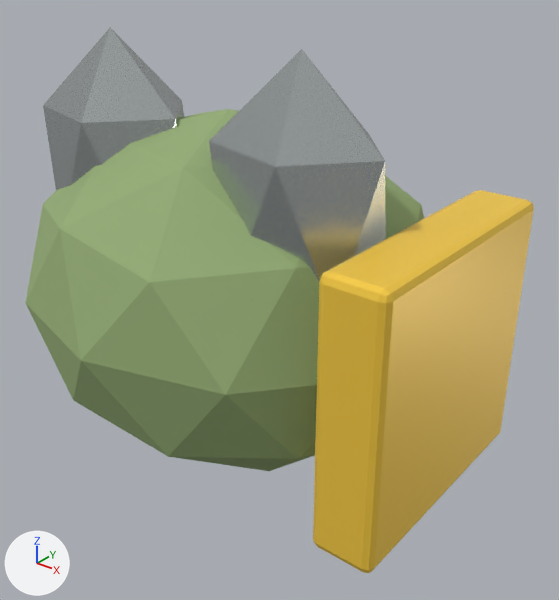
One commit to the glTF model assets/models/items/item-alien-remains/item-alien-remains_variant_b.glb: the scene before it, then after it.
Camera for both pictures: a 50 mm lens placed at (0.653, -0.715, 0.746), pointed at (0.074, 0.008, 0.297). The axes (+X, +Y, +Z) are drawn at lower left. The lights are the same throughout. The first picture is the older version. Objects named as collision shapes, trigger or cutter boxes, shadow casters or lower levels of detail are left out. Where no turn or scale is listed for an object, it has been applied to the vertices.

The first picture shows 'Organic detail', 'Organic detail.001', 'Organic item', 'Variant reinforcement'.
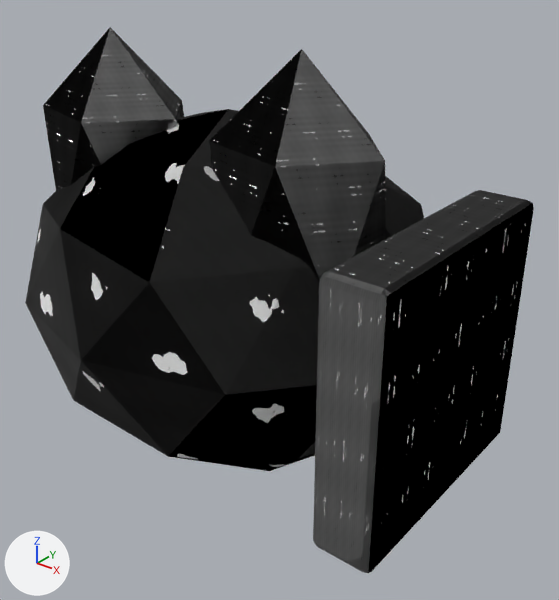
The newer file is also turned or shifted as a whole; pictures and numbers use the older file's frame.

Pixel boxes [x1, y1, x2, y2] of what changed, in the pictures (559 x 600 px):
'Organic item', surface changed (green to black): [25, 109, 424, 471] in both
'Variant reinforcement', surface changed (yellow to black): [313, 190, 534, 573] in both
'Organic detail.001', surface changed (light grey to grey): [209, 49, 386, 281] in both
'Organic detail', surface changed (light grey to grey): [43, 27, 184, 190] in both

Edits to the bpy script that builds the scene:
```text
Add img_metal_height:
    img_metal_height = load_image('metal_height', '_unpacked/metal_height', 256, 256, 'Non-Color')
Add img_metal_roughness_001:
    img_metal_roughness_001 = load_image('metal_roughness.001', '_unpacked/metal_roughness.001', 256, 256, 'Non-Color')
Add img_metal_albedo:
    img_metal_albedo = load_image('metal_albedo', '_unpacked/metal_albedo', 256, 256, 'sRGB')
Add img_organic_height:
    img_organic_height = load_image('organic_height', '_unpacked/organic_height', 256, 256, 'Non-Color')
Add img_organic_roughness:
    img_organic_roughness = load_image('organic_roughness', '_unpacked/organic_roughness', 256, 256, 'Non-Color')
Add img_organic_albedo:
    img_organic_albedo = load_image('organic_albedo', '_unpacked/organic_albedo', 256, 256, 'sRGB')
Add img_metal_roughness:
    img_metal_roughness = load_image('metal_roughness', '_unpacked/metal_roughness', 256, 256, 'Non-Color')
Change mat_item_brushed_metal:
    remove # nodes: BsdfPrincipled, OutputMaterial
    remove # colours: light grey #b8bfbf
    nodes: BsdfPrincipled, Math, NormalMap, OutputMaterial, SeparateColor, TexImage x3
    uses the picture img_metal_albedo
    uses the picture img_metal_height
    uses the picture img_metal_roughness
Change mat_item_organic:
    remove # nodes: BsdfPrincipled, OutputMaterial
    remove # colours: green #95ad76
    nodes: BsdfPrincipled, Math, NormalMap, OutputMaterial, SeparateColor, TexImage x3
    uses the picture img_organic_albedo
    uses the picture img_organic_height
    uses the picture img_organic_roughness
Change mat_item_safety_yellow:
    remove # nodes: BsdfPrincipled, OutputMaterial
    remove # colours: yellow #ffd345
    nodes: BsdfPrincipled, Math, NormalMap, OutputMaterial, SeparateColor, TexImage x3
    uses the picture img_metal_albedo
    uses the picture img_metal_height
    uses the picture img_metal_roughness_001
```
